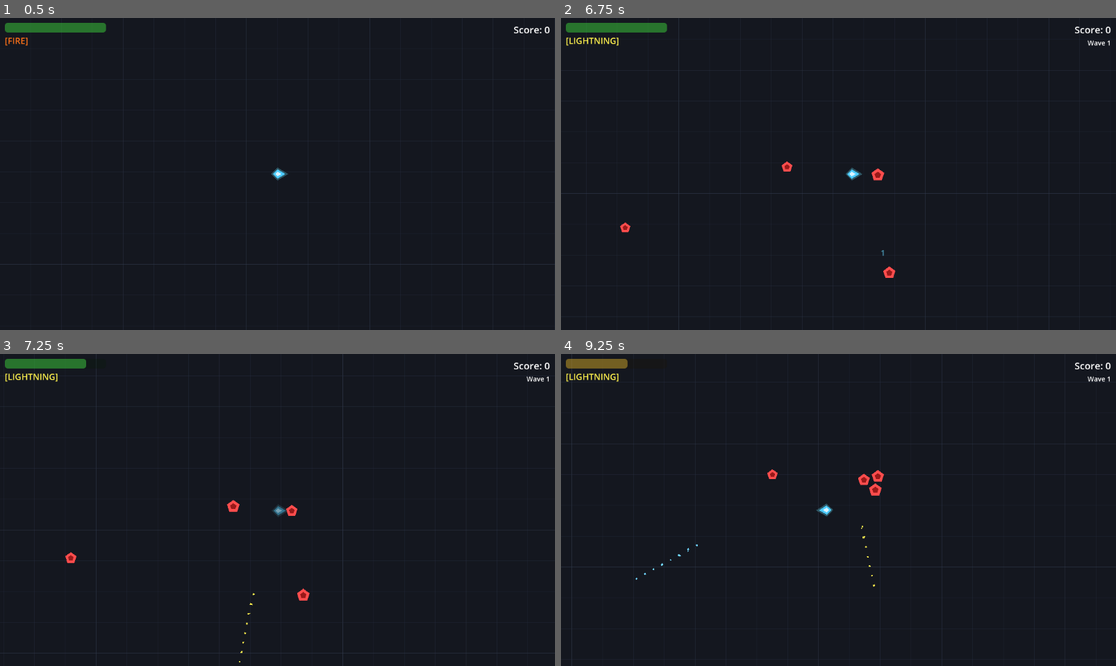
Above: before the commit, frames 1-4 (two rows, left to right).
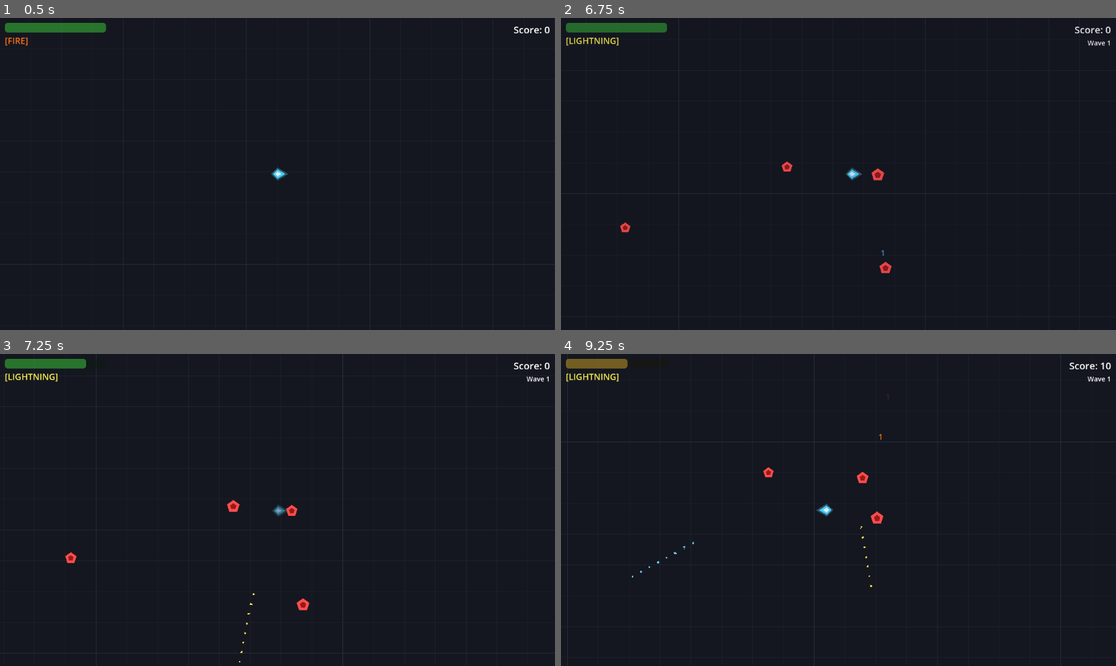
Above: after the commit, the same moments.

Repository: georgeIshaq/its-glyphing-time
Game: Godot game, scene res://scenes/Main.tscn
Same seed, same stepped clock (60 frames per second), same inputs: the game is played once before the commit and once after it.
Inputs (mouse positions are in pixels of both pictures, inside the frame that each line leads up to):
- Up to frame 1 (0.5 s): no input
- Up to frame 2 (6.75 s): tap Enter at 0.5 s; move the mouse to (810, 236) at 0.52 s; hold 1 (switch_fire) 0.53-1.28 s; hold W (move_up) 0.53-2.03 s; click (810, 236) at 0.67 s; tap Space at 1.25 s; move the mouse to (1005, 220) at 1.27 s; tap 2 (switch_ice) at 1.35, 5.85 s; click (1005, 220) at 1.42 s; move the mouse to (672, 127) at 2.02 s; hold 3 (switch_lightning) 2.03-2.78 s; hold A (move_left) 2.03-3.53 s; click (672, 127) at 2.17 s; move the mouse to (866, 174) at 2.77 s; tap 1 (switch_fire) at 2.85 s; click (866, 174) at 2.92 s; move the mouse to (755, 96) at 3.52 s; hold S (move_down) 3.53-4.28 s; hold 2 (switch_ice) 3.53-4.28 s; click (755, 96) at 3.67 s; move the mouse to (960, 158) at 4.27 s; hold D (move_right) 4.28-5.03 s; tap 3 (switch_lightning) at 4.35 s; click (960, 158) at 4.42 s; move the mouse to (727, 189) at 5.02 s; hold W (move_up) 5.03-5.78 s; hold 1 (switch_fire) 5.03-5.78 s; click (727, 189) at 5.17 s; move the mouse to (894, 105) at 5.77 s; hold D (move_right) from 5.78 s (still down); click (894, 105) at 5.92 s; move the mouse to (810, 236) at 6.52 s; hold 3 (switch_lightning) from 6.53 s (still down); click (810, 236) at 6.67 s
- Up to frame 3 (7.25 s): keep holding D (move_right); keep holding 3 (switch_lightning)
- Up to frame 4 (9.25 s): move the mouse to (1005, 556) at 7.27 s; release 3 (switch_lightning) at 7.28 s; tap 1 (switch_fire) at 7.35 s; click (1005, 556) at 7.42 s; move the mouse to (672, 463) at 8.02 s; release D (move_right) at 8.03 s; hold S (move_down) 8.03-8.78 s; hold 2 (switch_ice) 8.03-8.78 s; click (672, 463) at 8.17 s; move the mouse to (866, 510) at 8.77 s; hold A (move_left) from 8.78 s (still down); tap 3 (switch_lightning) at 8.85 s; click (866, 510) at 8.92 s

Frame 1 is identical in both runs. In frame 2, 0.2% of the frame differs, in the area x 1-99%, y 2-84%; in frame 3, 0.1%; in frame 4, 1.3%, in the area x 0-100%, y 0-100%.

Commit message:
Add element effects, combos, drawing VFX, and visual polish
- Element-specific combat effects:
  - Fire applies burn DOT (2s periodic damage)
  - Ice slows enemies, double-hit freezes them solid
  - Lightning chains to nearby enemies with visual arc
- Combo system: rapid kills build multiplier (x2 at 3, x3 at 6, etc.)
  with color-coded HUD display and score punch animation
- Glyph drawing particles follow cursor in element color
- Time-slow overlay (subtle darkening) while drawing glyphs
- Player diamond sprite rotates toward movement direction
- Background grid for spatial reference while moving
- Dark theme background color
- Combo label with scale punch effect

Co-Authored-By: Claude Opus 4.6 (1M context) <noreply@anthropic.com>

Diff:
--- a/scenes/HUD.tscn
+++ b/scenes/HUD.tscn
@@ -48,6 +48,12 @@
 horizontal_alignment = 2
 text = ""
 
+[node name="ComboLabel" type="Label" parent="TopRight"]
+layout_mode = 2
+theme_override_font_sizes/font_size = 18
+horizontal_alignment = 2
+text = ""
+
 [node name="CenterFeedback" type="VBoxContainer" parent="."]
 anchors_preset = 5
 anchor_left = 0.5
@@ -74,6 +80,13 @@
 theme_override_font_sizes/font_size = 22
 horizontal_alignment = 1
 text = ""
+
+[node name="TimeSlowOverlay" type="ColorRect" parent="."]
+anchors_preset = 15
+anchor_right = 1.0
+anchor_bottom = 1.0
+color = Color(0.05, 0.05, 0.15, 1.0)
+mouse_filter = 2
 
 [node name="GameOverPanel" type="PanelContainer" parent="."]
 anchors_preset = 8
--- a/scenes/Main.tscn
+++ b/scenes/Main.tscn
@@ -32,6 +32,8 @@
 default_color = Color(0.5, 0.9, 1.0, 1)
 antialiased = true
 
+[node name="DrawParticles" type="GPUParticles2D" parent="GlyphDrawer"]
+
 [node name="SpellSystem" type="Node" parent="."]
 script = ExtResource("4_nxtc6")
 
--- a/scripts/enemy_basic.gd
+++ b/scripts/enemy_basic.gd
@@ -5,15 +5,29 @@
 @export var enemy_type: String = "basic"
 
 var knockback_velocity: Vector2 = Vector2.ZERO
+var base_move_speed: float = 120.0
+var burn_timer: float = 0.0
+var burn_damage_timer: float = 0.0
+var freeze_timer: float = 0.0
+var is_frozen: bool = false
 
 func _ready() -> void:
 	add_to_group("enemies")
+	base_move_speed = move_speed
 	# Configure sprite type
 	var sprite = get_node_or_null("Sprite2D")
 	if sprite and sprite.has_method("_draw"):
 		sprite.enemy_type = enemy_type
 
 func _physics_process(delta: float) -> void:
+	# Status effect timers
+	_process_status_effects(delta)
+
+	if is_frozen:
+		velocity = Vector2.ZERO
+		move_and_slide()
+		return
+
 	var player = get_tree().get_first_node_in_group("player")
 	if player == null:
 		return
@@ -25,6 +39,58 @@
 
 	velocity = dir * move_speed + knockback_velocity
 	move_and_slide()
+
+func _process_status_effects(delta: float) -> void:
+	# Burn DOT
+	if burn_timer > 0.0:
+		burn_timer -= delta
+		burn_damage_timer -= delta
+		if burn_damage_timer <= 0.0:
+			burn_damage_timer = 0.5
+			hp -= 1
+			_spawn_damage_number(1, "fire")
+			_spawn_burn_particle()
+			if hp <= 0:
+				_die("fire")
+				return
+		# Tint orange while burning
+		var sprite = get_node_or_null("Sprite2D")
+		if sprite:
+			sprite.modulate = Color(1.0, 0.6, 0.3)
+	else:
+		burn_damage_timer = 0.0
+
+	# Freeze/slow
+	if freeze_timer > 0.0:
+		freeze_timer -= delta
+		if freeze_timer <= 0.0:
+			is_frozen = false
+			move_speed = base_move_speed
+			var sprite = get_node_or_null("Sprite2D")
+			if sprite:
+				sprite.modulate = Color.WHITE
+
+func _spawn_burn_particle() -> void:
+	var p := GPUParticles2D.new()
+	p.emitting = false
+	p.amount = 6
+	p.lifetime = 0.3
+	p.one_shot = true
+	p.explosiveness = 1.0
+	var mat := ParticleProcessMaterial.new()
+	mat.direction = Vector3(0, -1, 0)
+	mat.spread = 45.0
+	mat.initial_velocity_min = 30.0
+	mat.initial_velocity_max = 60.0
+	mat.gravity = Vector3(0, -50, 0)
+	mat.scale_min = 1.5
+	mat.scale_max = 3.0
+	mat.color = Color(1.0, 0.5, 0.1)
+	p.process_material = mat
+	p.global_position = global_position
+	get_tree().current_scene.add_child(p)
+	p.emitting = true
+	get_tree().create_timer(0.8).timeout.connect(p.queue_free)
 
 func take_damage(amount: int, element: String) -> void:
 	hp -= amount
@@ -37,10 +103,25 @@
 
 	# Element-specific effects
 	match element:
+		"fire":
+			# Apply burn DOT (2 seconds of periodic damage)
+			burn_timer = 2.0
+			burn_damage_timer = 0.5
 		"ice":
-			move_speed *= 0.6  # Slow on ice hit
+			# Slow and potentially freeze
+			move_speed = base_move_speed * 0.4
+			freeze_timer = 1.5
+			var sprite = get_node_or_null("Sprite2D")
+			if sprite:
+				sprite.modulate = Color(0.5, 0.7, 1.0)
+			# If already slowed, freeze solid
+			if move_speed < base_move_speed * 0.5:
+				is_frozen = true
+				freeze_timer = 2.0
 		"lightning":
 			knockback_velocity *= 1.5  # Extra knockback
+			# Chain lightning to nearby enemies
+			_chain_lightning(amount)
 
 	# Hit flash
 	_flash_hit(element)
@@ -50,6 +131,43 @@
 
 	if hp <= 0:
 		_die(element)
+
+func _chain_lightning(damage_amount: int) -> void:
+	var chain_range: float = 120.0
+	var enemies = get_tree().get_nodes_in_group("enemies")
+
+	for enemy in enemies:
+		if enemy == self or not is_instance_valid(enemy):
+			continue
+		if global_position.distance_to(enemy.global_position) <= chain_range:
+			# Visual: draw a brief lightning line
+			_spawn_lightning_arc(global_position, enemy.global_position)
+			# Deal reduced chain damage (don't chain recursively)
+			enemy.hp -= max(damage_amount - 1, 1)
+			enemy._flash_hit("lightning")
+			enemy._spawn_damage_number(max(damage_amount - 1, 1), "lightning")
+			if enemy.hp <= 0:
+				enemy._die("lightning")
+			break  # Only chain to one target
+
+func _spawn_lightning_arc(from: Vector2, to: Vector2) -> void:
+	var line := Line2D.new()
+	line.width = 2.0
+	line.default_color = Color(1.0, 1.0, 0.4, 0.9)
+
+	# Jagged line between points
+	var segments: int = 6
+	for i in range(segments + 1):
+		var t: float = float(i) / float(segments)
+		var pos: Vector2 = from.lerp(to, t)
+		if i > 0 and i < segments:
+			pos += Vector2(randf_range(-10, 10), randf_range(-10, 10))
+		line.add_point(pos)
+
+	get_tree().current_scene.add_child(line)
+	var tween := get_tree().create_tween()
+	tween.tween_property(line, "modulate:a", 0.0, 0.15)
+	tween.tween_callback(line.queue_free)
 
 func _die(element: String) -> void:
 	_spawn_death_particles(element)
--- a/scripts/glyph_drawer.gd
+++ b/scripts/glyph_drawer.gd
@@ -5,6 +5,7 @@
 signal glyph_recognized(result: Dictionary, points: PackedVector2Array)
 
 @onready var stroke_line: Line2D = $StrokeLine
+@onready var draw_particles: GPUParticles2D = $DrawParticles
 
 var is_drawing: bool = false
 var points: PackedVector2Array = []
@@ -21,6 +22,7 @@
 
 func _ready() -> void:
 	stroke_line.clear_points()
+	_setup_draw_particles()
 
 func _unhandled_input(event: InputEvent) -> void:
 	if event is InputEventMouseButton and event.button_index == MOUSE_BUTTON_LEFT:
@@ -47,6 +49,11 @@
 
 	Engine.time_scale = draw_time_scale
 
+	# Start draw particles at cursor
+	_update_particle_color()
+	draw_particles.global_position = start_pos
+	draw_particles.emitting = true
+
 	points.append(start_pos)
 	stroke_line.add_point(start_pos)
 
@@ -54,11 +61,13 @@
 	if points.is_empty():
 		points.append(pos)
 		stroke_line.add_point(pos)
+		draw_particles.global_position = pos
 		return
 
 	if points[points.size() - 1].distance_to(pos) >= min_point_distance:
 		points.append(pos)
 		stroke_line.add_point(pos)
+		draw_particles.global_position = pos
 
 func finish_drawing(release_pos: Vector2) -> void:
 	if not is_drawing:
@@ -101,6 +110,32 @@
 func clear_stroke() -> void:
 	points = PackedVector2Array()
 	stroke_line.clear_points()
+	draw_particles.emitting = false
+
+func _setup_draw_particles() -> void:
+	if draw_particles == null:
+		return
+	draw_particles.amount = 12
+	draw_particles.lifetime = 0.4
+	draw_particles.one_shot = false
+	draw_particles.explosiveness = 0.0
+	draw_particles.randomness = 0.5
+	draw_particles.emitting = false
+
+	var mat := ParticleProcessMaterial.new()
+	mat.direction = Vector3(0, 0, 0)
+	mat.spread = 180.0
+	mat.initial_velocity_min = 10.0
+	mat.initial_velocity_max = 30.0
+	mat.gravity = Vector3.ZERO
+	mat.scale_min = 1.0
+	mat.scale_max = 3.0
+	mat.color = element_color
+	draw_particles.process_material = mat
+
+func _update_particle_color() -> void:
+	if draw_particles and draw_particles.process_material:
+		draw_particles.process_material.color = element_color
 
 func get_bounding_box(input_points: PackedVector2Array) -> Rect2:
 	var min_x: float = input_points[0].x
--- a/scripts/hud.gd
+++ b/scripts/hud.gd
@@ -9,6 +9,8 @@
 @onready var glyph_label: Label = $CenterFeedback/GlyphLabel
 @onready var spell_label: Label = $CenterFeedback/SpellLabel
 @onready var wave_banner: Label = $CenterFeedback/WaveBanner
+@onready var combo_label: Label = $TopRight/ComboLabel
+@onready var time_slow_overlay: ColorRect = $TimeSlowOverlay
 @onready var game_over_panel: PanelContainer = $GameOverPanel
 @onready var game_over_score: Label = $GameOverPanel/VBoxContainer/FinalScoreLabel
 @onready var game_over_wave: Label = $GameOverPanel/VBoxContainer/FinalWaveLabel
@@ -18,6 +20,15 @@
 	glyph_label.modulate.a = 0.0
 	spell_label.modulate.a = 0.0
 	wave_banner.modulate.a = 0.0
+	combo_label.modulate.a = 0.0
+	time_slow_overlay.modulate.a = 0.0
+
+func _process(_delta: float) -> void:
+	# Fade time-slow overlay based on Engine.time_scale
+	var target_alpha: float = 0.0
+	if Engine.time_scale < 0.9:
+		target_alpha = (1.0 - Engine.time_scale) * 0.3  # subtle overlay
+	time_slow_overlay.modulate.a = lerp(time_slow_overlay.modulate.a, target_alpha, 0.15)
 
 func update_health(current: int, maximum: int) -> void:
 	health_bar.max_value = maximum
@@ -49,6 +60,33 @@
 
 func update_score(value: int) -> void:
 	score_label.text = "Score: %d" % value
+	# Punch effect on score change
+	var tween := create_tween()
+	score_label.scale = Vector2(1.2, 1.2)
+	tween.tween_property(score_label, "scale", Vector2.ONE, 0.2).set_ease(Tween.EASE_OUT)
+
+func update_combo(value: int) -> void:
+	if value <= 1:
+		combo_label.modulate.a = 0.0
+		return
+	var multiplier: int = 1 + value / 3
+	combo_label.text = "%d Combo! x%d" % [value, multiplier]
+	combo_label.modulate.a = 1.0
+
+	# Color based on combo level
+	if multiplier >= 4:
+		combo_label.add_theme_color_override("font_color", Color(1.0, 0.3, 0.8))  # pink
+	elif multiplier >= 3:
+		combo_label.add_theme_color_override("font_color", Color(1.0, 0.95, 0.3))  # gold
+	elif multiplier >= 2:
+		combo_label.add_theme_color_override("font_color", Color(0.5, 1.0, 0.5))  # green
+	else:
+		combo_label.add_theme_color_override("font_color", Color.WHITE)
+
+	# Punch scale
+	var tween := create_tween()
+	combo_label.scale = Vector2(1.3, 1.3)
+	tween.tween_property(combo_label, "scale", Vector2.ONE, 0.15).set_ease(Tween.EASE_OUT)
 
 func update_wave(value: int) -> void:
 	if value > 0:
--- a/scripts/main.gd
+++ b/scripts/main.gd
@@ -15,6 +15,11 @@
 var active_element: String = "fire"
 var score: int = 0
 var game_over: bool = false
+
+# Combo system
+var combo: int = 0
+var combo_timer: float = 0.0
+var combo_timeout: float = 2.0
 
 # Wave system
 var wave: int = 0
@@ -42,6 +47,13 @@
 func _process(delta: float) -> void:
 	if game_over:
 		return
+
+	# Combo decay
+	if combo > 0:
+		combo_timer -= delta
+		if combo_timer <= 0.0:
+			combo = 0
+			hud.update_combo(combo)
 
 	# Wave spawning logic
 	if between_waves:
@@ -167,5 +179,12 @@
 
 func _on_enemy_killed(enemy: Node) -> void:
 	if not game_over and enemy.hp <= 0:
-		score += 10
+		# Combo tracking
+		combo += 1
+		combo_timer = combo_timeout
+		hud.update_combo(combo)
+
+		var multiplier: int = 1 + combo / 3  # +1x every 3 kills
+		var points: int = 10 * multiplier
+		score += points
 		hud.update_score(score)
Not shown, added: scripts/background_grid.gd.uid
Not shown, added: scripts/camera_shake.gd.uid
Not shown, added: scripts/enemy_fast.gd.uid
Not shown, added: scripts/enemy_ranged.gd.uid
Not shown, added: scripts/enemy_sprite.gd.uid
Not shown, added: scripts/enemy_tank.gd.uid
Not shown, added: scripts/hud.gd.uid
Not shown, added: scripts/player_sprite.gd.uid
